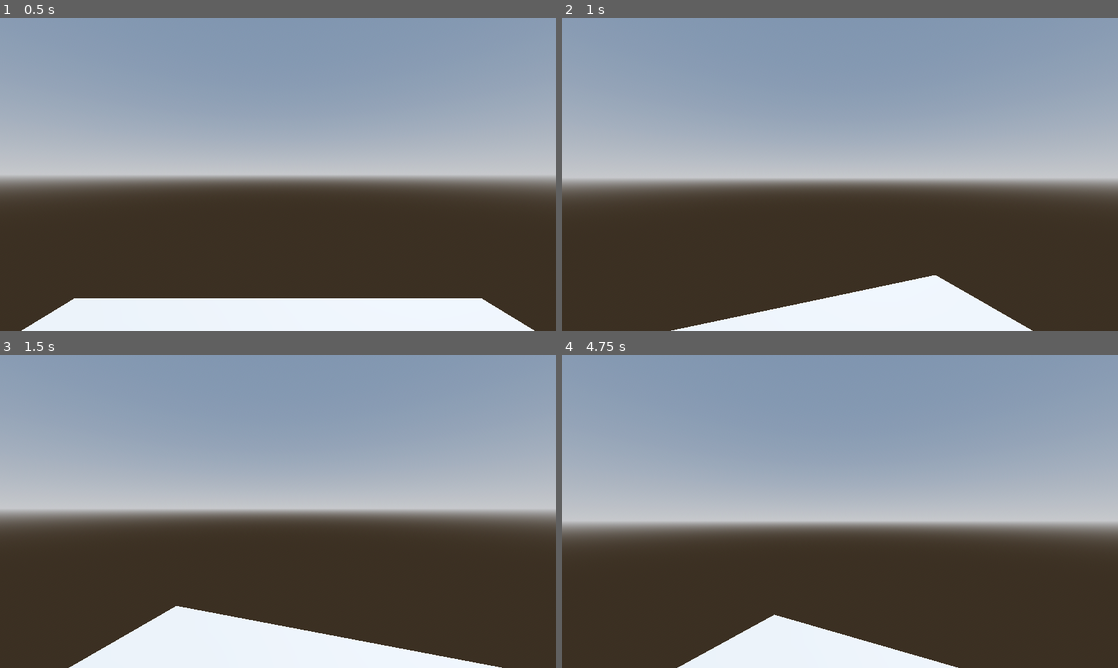
Above: before the commit, frames 1-4 (two rows, left to right).
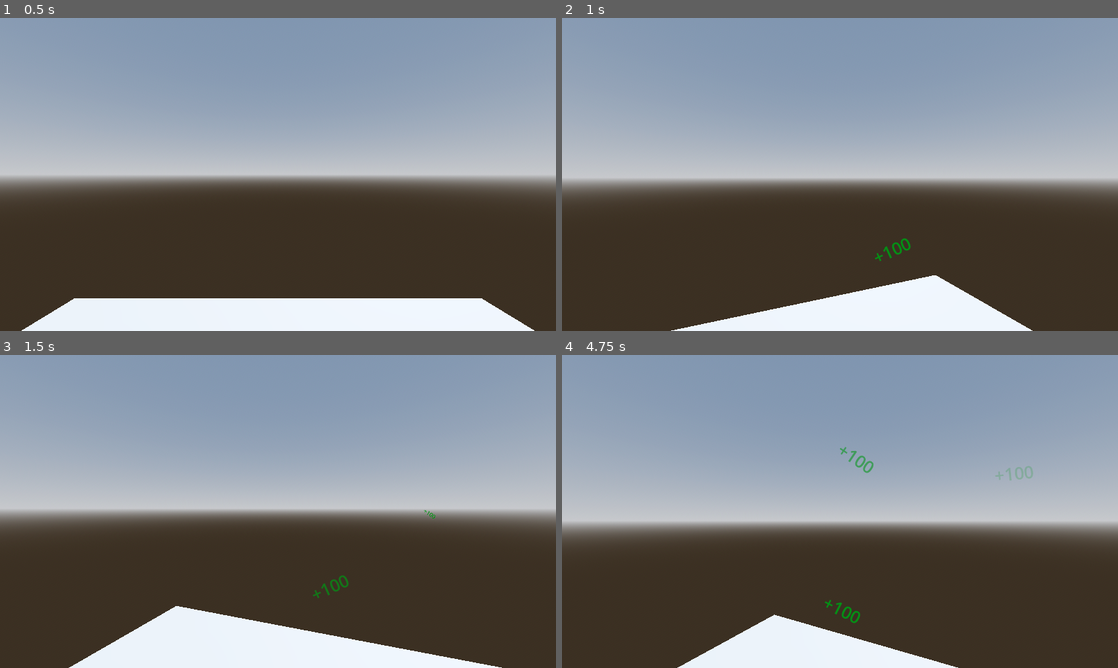
Above: after the commit, the same moments.

Repository: erykksc/krakjam25
Game: Godot game, scene res://game/game.tscn
Same seed, same stepped clock (60 frames per second), same inputs: the game is played once before the commit and once after it.
Inputs (mouse positions are in pixels of both pictures, inside the frame that each line leads up to):
- Up to frame 1 (0.5 s): no input
- Up to frame 2 (1 s): tap Enter at 0.5 s; move the mouse to (867, 174) at 0.52 s; click (867, 174) at 0.67 s
- Up to frame 3 (1.5 s): tap Space at 1.25 s; move the mouse to (250, 511) at 1.27 s; click (250, 511) at 1.42 s
- Up to frame 4 (4.75 s): tap Enter at 2, 3.5 s; move the mouse to (851, 505) at 2.02 s; click (851, 505) at 2.17 s; tap Space at 2.75, 4.25 s; move the mouse to (834, 517) at 2.77 s; click (834, 517) at 2.92 s; move the mouse to (878, 514) at 3.52 s; click (878, 514) at 3.67 s; move the mouse to (795, 508) at 4.27 s; click (795, 508) at 4.42 s

Frame 1 is identical in both runs. In frame 2, 0.1% of the frame differs, in the area x 56-63%, y 70-78%; in frame 3, 0.1%; in frame 4, 0.3%, in the area x 47-85%, y 29-86%.

Commit message:
feat: add point label spawning

Diff:
--- /dev/null
+++ b/game/game.gd
@@ -0,0 +1,41 @@
+extends Node3D
+
+@onready var ControlNode:Control = %Control
+var pointLabel: PackedScene = preload("res://point-label/point-label.tscn")
+
+func _input(event:InputEvent)->void:
+    if event is InputEventMouseButton and event.button_index == MOUSE_BUTTON_LEFT and event.pressed:
+        spawn_point_label("+100")
+
+func spawn_point_label(text: String)->void:
+    var popup:Label = pointLabel.instantiate()
+    popup.text = text
+
+    var min_x:float = get_viewport().size.x * 0.2
+    var max_x:float = get_viewport().size.x * 0.8
+    var min_y:float = get_viewport().size.y * 0.2
+    var max_y:float = get_viewport().size.y * 0.8
+
+    # random position within viewport
+    var random_pos:Vector2 = Vector2(
+        randf_range(min_x, max_x),
+        randf_range(min_y, max_y)
+    )
+
+    # Center the label in the viewport
+    popup.position = random_pos
+    popup.rotation = randf_range(-0.8, 0.8)  # Tilt between -15 and 15 degrees
+
+    ControlNode.add_child(popup)
+
+    var tween: Tween = create_tween()
+
+    # Animate the position to move up
+    # tween.tween_property(popup, "position:y", popup.position.y - 50, 0.5)
+
+    # Animate the scale to make it pop
+    popup.scale = Vector2(0, 0)
+    tween.tween_property(popup, "scale", Vector2(1, 1), 0.2)
+    tween.tween_property(popup, "modulate:a", 0, 2)  # Fade out over 0.25 seconds
+
+    tween.tween_callback(Callable(popup, "queue_free"))
--- a/game/game.tscn
+++ b/game/game.tscn
@@ -1,5 +1,6 @@
-[gd_scene load_steps=6 format=3 uid="uid://cskn7ay35s5c4"]
+[gd_scene load_steps=7 format=3 uid="uid://cskn7ay35s5c4"]
 
+[ext_resource type="Script" path="res://game/game.gd" id="1_mut44"]
 [ext_resource type="Script" path="res://player/camera_3d.gd" id="2_s41xm"]
 
 [sub_resource type="ProceduralSkyMaterial" id="ProceduralSkyMaterial_2ac66"]
@@ -19,6 +20,7 @@
 size = Vector2(5, 5)
 
 [node name="Game" type="Node3D"]
+script = ExtResource("1_mut44")
 
 [node name="WorldEnvironment" type="WorldEnvironment" parent="."]
 environment = SubResource("Environment_4ycvo")
@@ -33,7 +35,16 @@
 skeleton = NodePath("")
 
 [node name="Player" type="Node3D" parent="."]
+unique_name_in_owner = true
 
 [node name="Camera3D" type="Camera3D" parent="Player"]
 current = true
 script = ExtResource("2_s41xm")
+CAMERA_TURN_SPEED = null
+
+[node name="Control" type="Control" parent="."]
+unique_name_in_owner = true
+layout_mode = 3
+anchors_preset = 0
+offset_right = 40.0
+offset_bottom = 40.0
--- /dev/null
+++ b/point-label/point-label.tscn
@@ -0,0 +1,12 @@
+[gd_scene load_steps=2 format=3 uid="uid://bor67qmq6ix30"]
+
+[sub_resource type="LabelSettings" id="LabelSettings_m8k58"]
+font_size = 40
+font_color = Color(0, 0.586282, 0.0785397, 1)
+
+[node name="Label" type="Label"]
+top_level = true
+offset_right = 40.0
+offset_bottom = 23.0
+text = "+100"
+label_settings = SubResource("LabelSettings_m8k58")
